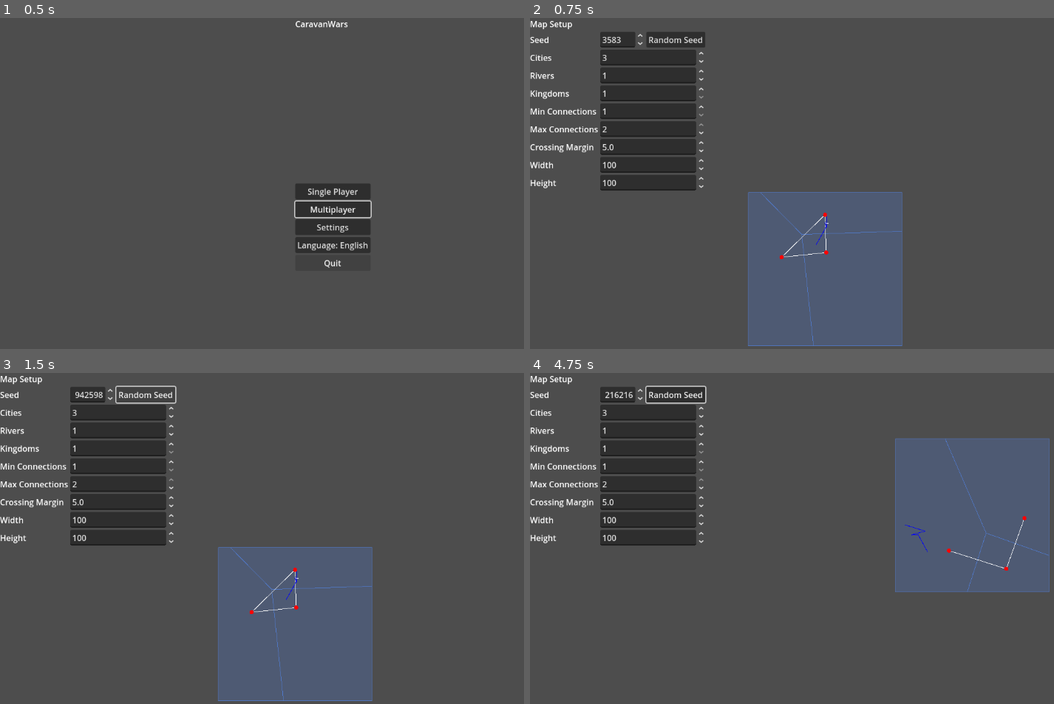
Above: before the commit, frames 1-4 (two rows, left to right).
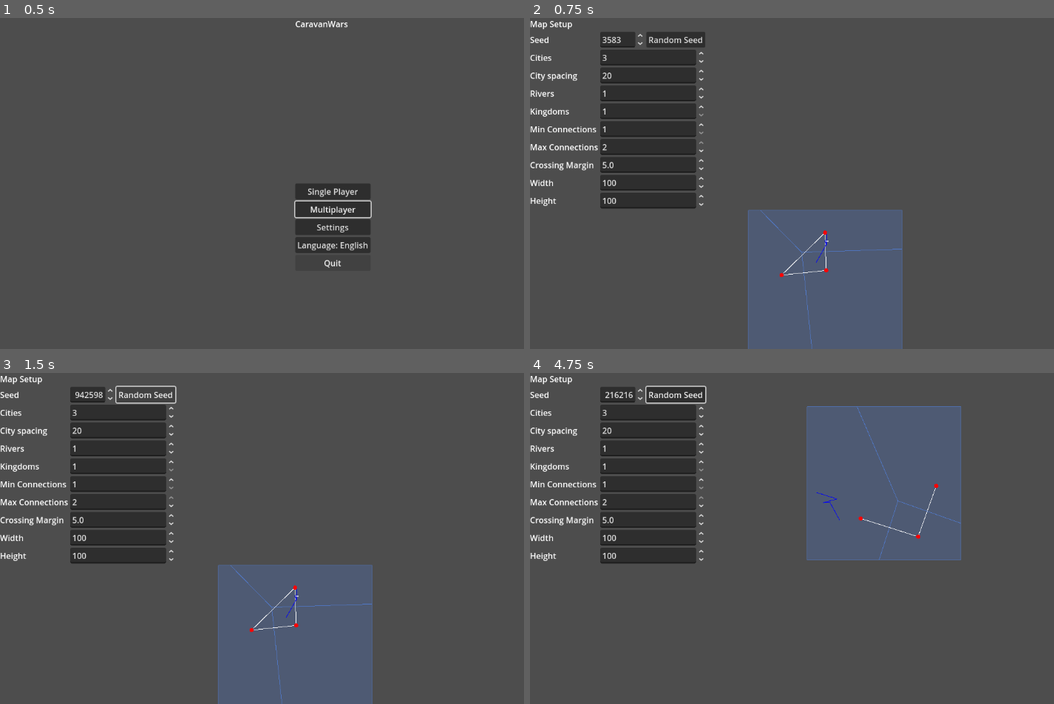
Above: after the commit, the same moments.

Repository: sepa79/CaravanWars
Game: Godot game, scene res://scenes/Main.tscn
The game is run twice, just before and just after one commit, with the same random seed, the same clock (stepped at 60 frames per second) and the same inputs.
Inputs (mouse positions are in pixels of both pictures, inside the frame that each line leads up to):
- Up to frame 1 (0.5 s): no input
- Up to frame 2 (0.75 s): click "Single Player" at 0.5 s
- Up to frame 3 (1.5 s): click "Random Seed" at 1.25 s
- Up to frame 4 (4.75 s): click "Random Seed" at 2 s; click "Random Seed" at 2.75 s; tap Enter at 3.5 s; drag from (823, 624) to (886, 465) at 3.52 s; tap Space at 4.25 s; drag from (708, 555) to (797, 604) at 4.27 s

Frame 1 is identical in both runs. In frame 2, 4.1% of the frame differs, in the area x 0-72%, y 16-100%; in frame 3, 4.1%; in frame 4, 20%, in the area x 0-100%, y 10-67%.

Commit message:
Add city spacing parameter for map generation

Diff:
--- a/game/i18n/en.cfg
+++ b/game/i18n/en.cfg
@@ -37,6 +37,7 @@
 setup.seed="Seed"
 setup.random_seed="Random Seed"
 setup.cities="Cities"
+setup.city_spacing="City spacing"
 setup.rivers="Rivers"
 setup.kingdoms="Kingdoms"
 setup.min_connections="Min Connections"
--- a/game/i18n/pl.cfg
+++ b/game/i18n/pl.cfg
@@ -37,6 +37,7 @@
 setup.seed="Ziarno"
 setup.random_seed="Losowe ziarno"
 setup.cities="Miasta"
+setup.city_spacing="Odstęp miast"
 setup.rivers="Rzeki"
 setup.kingdoms="Królestwa"
 setup.min_connections="Min. połączeń"
--- a/game/map/MapGenerator.gd
+++ b/game/map/MapGenerator.gd
@@ -8,6 +8,7 @@
     var max_river_count: int
     var min_connections: int
     var max_connections: int
+    var min_city_distance: float
     var crossing_detour_margin: float
     var width: float
     var height: float
@@ -19,6 +20,7 @@
         p_max_river_count: int = 1,
         p_min_connections: int = 1,
         p_max_connections: int = 3,
+        p_min_city_distance: float = 20.0,
         p_crossing_detour_margin: float = 5.0,
         p_width: float = 100.0,
         p_height: float = 100.0,
@@ -30,6 +32,7 @@
         var max_possible: int = max(1, p_city_count - 1)
         min_connections = clamp(p_min_connections, 1, max_possible)
         max_connections = clamp(p_max_connections, min_connections, max_possible)
+        min_city_distance = p_min_city_distance
         crossing_detour_margin = p_crossing_detour_margin
         width = clamp(p_width, 20.0, 500.0)
         height = clamp(p_height, 20.0, 500.0)
@@ -54,7 +57,7 @@
         "height": params.height,
     }
     var city_stage := CityPlacerModule.new(rng)
-    var cities := city_stage.place_cities(params.city_count, 20.0, params.width, params.height)
+    var cities := city_stage.place_cities(params.city_count, params.min_city_distance, params.width, params.height)
     map_data["cities"] = cities
     print("[MapGenerator] placed %s cities" % cities.size())
 
--- a/game/ui/MapSetupScreen.gd
+++ b/game/ui/MapSetupScreen.gd
@@ -8,6 +8,8 @@
 @onready var random_seed_button: Button = $VBox/Params/SeedRow/RandomSeed
 @onready var cities_label: Label = $VBox/Params/CitiesLabel
 @onready var cities_spin: SpinBox = $VBox/Params/Cities
+@onready var city_spacing_label: Label = $VBox/Params/CitySpacingLabel
+@onready var city_spacing_spin: SpinBox = $VBox/Params/CitySpacing
 @onready var rivers_label: Label = $VBox/Params/RiversLabel
 @onready var rivers_spin: SpinBox = $VBox/Params/Rivers
 @onready var kingdoms_label: Label = $VBox/Params/KingdomsLabel
@@ -55,6 +57,7 @@
     kingdoms_spin.value_changed.connect(_on_params_changed)
     min_connections_spin.value_changed.connect(_on_params_changed)
     max_connections_spin.value_changed.connect(_on_params_changed)
+    city_spacing_spin.value_changed.connect(_on_params_changed)
     crossing_margin_spin.value_changed.connect(_on_params_changed)
     width_spin.value_changed.connect(_on_params_changed)
     height_spin.value_changed.connect(_on_params_changed)
@@ -77,6 +80,7 @@
     seed_label.text = I18N.t("setup.seed")
     random_seed_button.text = I18N.t("setup.random_seed")
     cities_label.text = I18N.t("setup.cities")
+    city_spacing_label.text = I18N.t("setup.city_spacing")
     rivers_label.text = I18N.t("setup.rivers")
     kingdoms_label.text = I18N.t("setup.kingdoms")
     min_connections_label.text = I18N.t("setup.min_connections")
@@ -102,6 +106,7 @@
         int(rivers_spin.value),
         int(min_connections_spin.value),
         int(max_connections_spin.value),
+        city_spacing_spin.value,
         crossing_margin_spin.value,
         width_spin.value,
         height_spin.value,
@@ -145,6 +150,12 @@
     var generator := MapGeneratorModule.new(params)
     current_map = generator.generate()
     map_view.set_map_data(current_map)
+    var actual_city_count: int = current_map.get("cities", []).size()
+    kingdoms_spin.max_value = actual_city_count
+    if int(kingdoms_spin.value) > actual_city_count:
+        kingdoms_spin.set_block_signals(true)
+        kingdoms_spin.value = actual_city_count
+        kingdoms_spin.set_block_signals(false)
     start_button.disabled = false
 
 func _on_params_changed(_value: float) -> void:
--- a/game/ui/MapSetupScreen.tscn
+++ b/game/ui/MapSetupScreen.tscn
@@ -37,6 +37,14 @@
 max_value = 20.0
 step = 1.0
 value = 3.0
+
+[node name="CitySpacingLabel" type="Label" parent="VBox/Params"]
+
+[node name="CitySpacing" type="SpinBox" parent="VBox/Params"]
+min_value = 1.0
+max_value = 100.0
+step = 1.0
+value = 20.0
 
 [node name="RiversLabel" type="Label" parent="VBox/Params"]
 
Not shown, changed: docs/i18n/Strings_Catalog_P3_MapSetup.md
Not shown, changed: tools/check.sh
